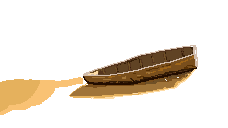
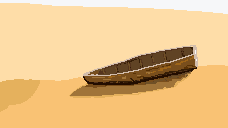
Layered file, before and after one edit (228×128). Changes by layer:
painted on "Boat" over [26, 69, 196, 99]
painted on "Foreground" over [0, 65, 228, 128]
showed "Background" over [0, 0, 228, 128]
